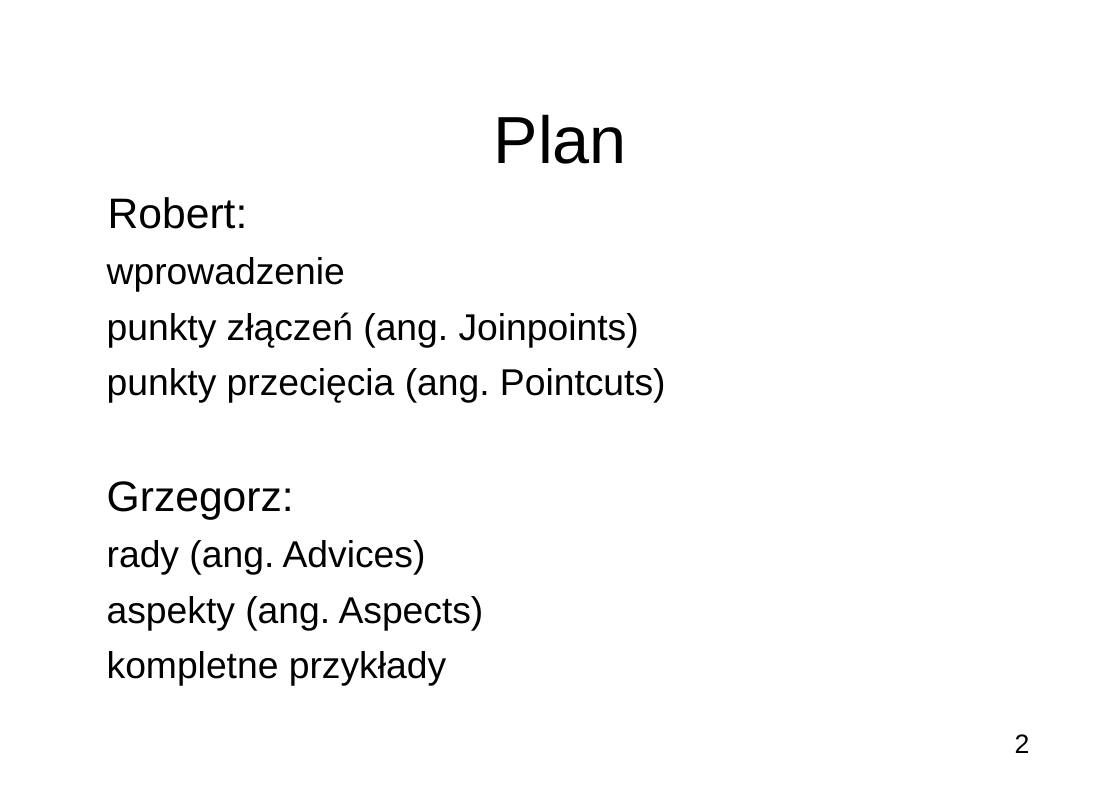
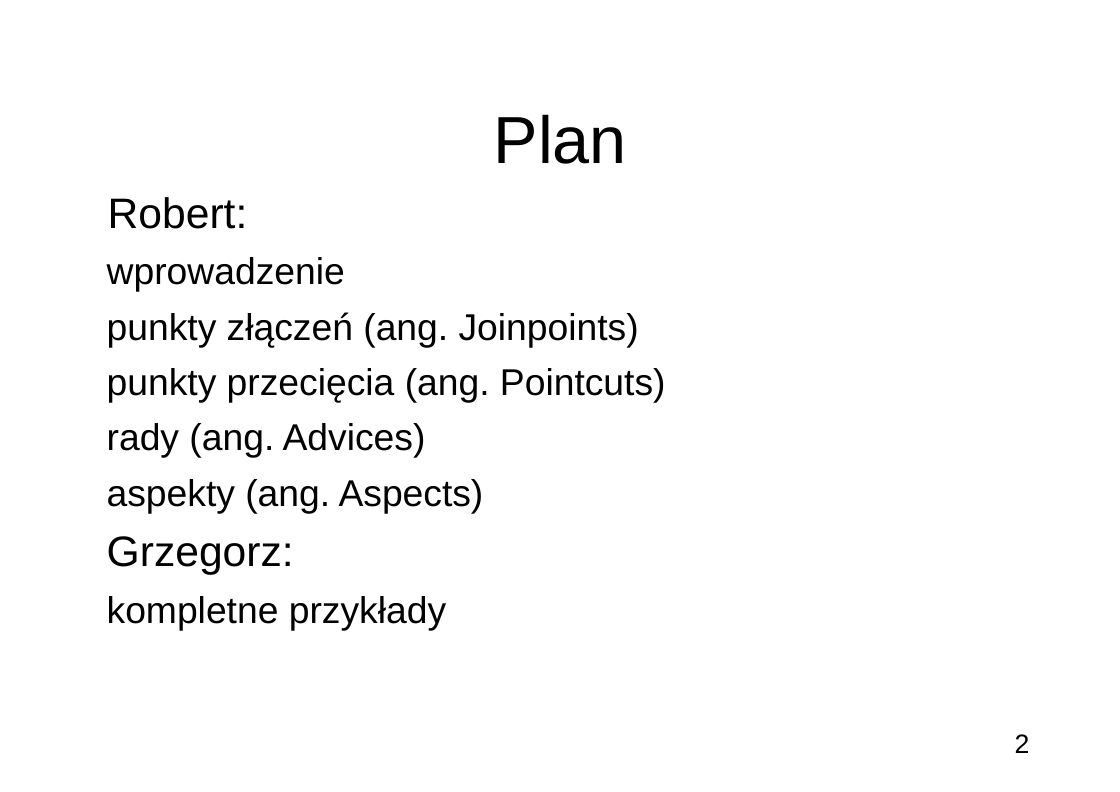
Before and after one commit to bercik/zti_seminar, a slide deck: slide 2 of prezentacja.odp. Drawn at 1120x792 pixels with LibreOffice and Linux fonts; fonts in the diff are those of the drawing; background and template pictures are left out. Boxes give left, top, right and bottom in pixels: in the first picture for what was removed or moved away, otherwise in the second. Text is boxed around its words. In the diff, an @@ line names an element or a change of style, - is before the commit and + after.

Commit message:
Finish presentation

```diff
--- a/prezentacja.odp
+++ b/prezentacja.odp
@@ subtitle at (x1=107, y1=481, x2=294, y2=520): paragraph removed @@
-Grzegorz:
@@ subtitle at (x1=107, y1=536, x2=294, y2=575): paragraph added @@
+Grzegorz:
```
Also in this commit, not shown: 6 slides added.
